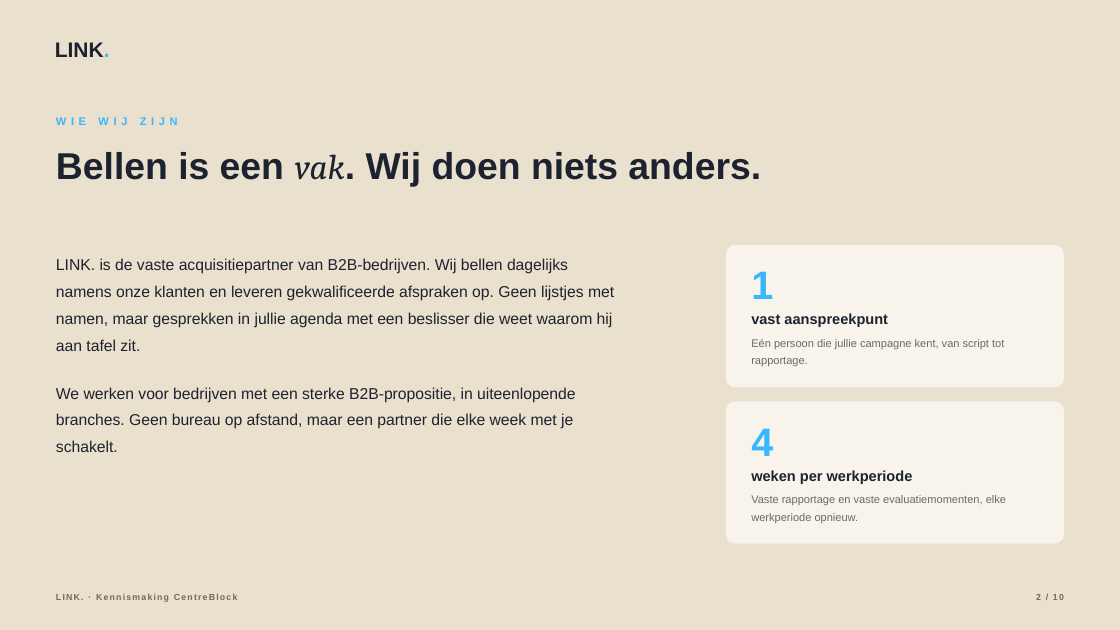
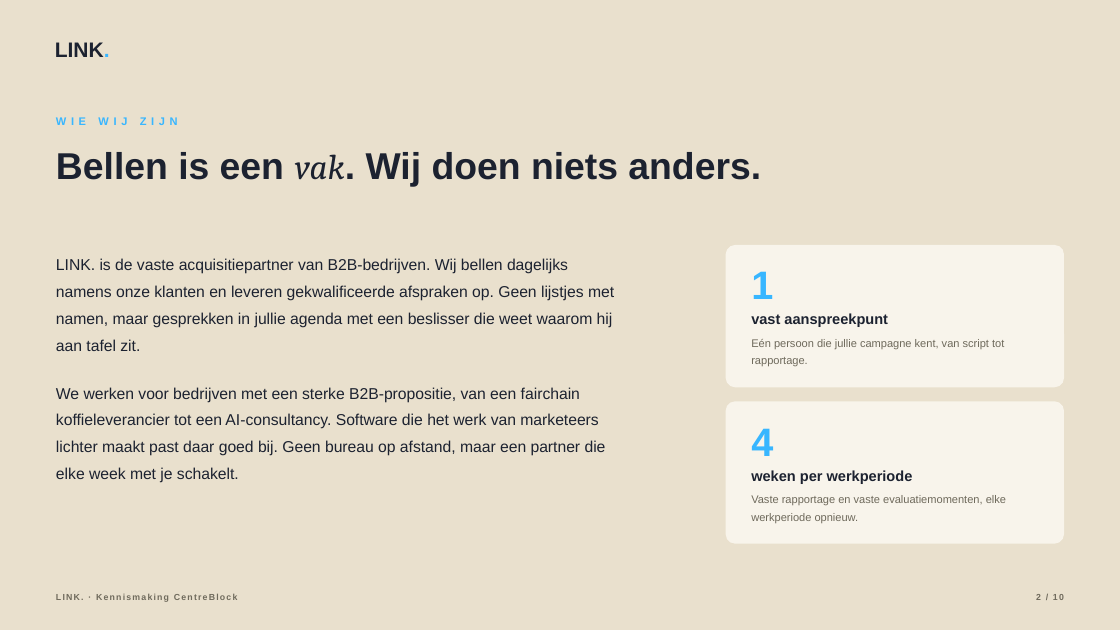
Before and after one commit to hens-lang/Test, a slide deck: slide 2 of output/LINK. kennismaking CentreBlock.pptx. Drawn at 1120x630 pixels with LibreOffice and Linux fonts; fonts in the diff are those of the drawing. Boxes give left, top, right and bottom in pixels: in the first picture for what was removed or moved away, otherwise in the second. Text is boxed around its words. In the diff, an @@ line names an element or a change of style, - is before the commit and + after.

```diff
--- a/output/LINK. kennismaking CentreBlock.pptx
+++ b/output/LINK. kennismaking CentreBlock.pptx
@@ text at box(56, 387, 606, 483): text changed @@
-We werken voor bedrijven met een sterke B2B-propositie, in uiteenlopende branches. Geen bureau op afstand, maar een partner die elke week met je schakelt.
+We werken voor bedrijven met een sterke B2B-propositie, van een fairchain koffieleverancier tot een AI-consultancy. Software die het werk van marketeers lichter maakt past daar goed bij. Geen bureau op afstand, maar een partner die elke week met je schakelt.
```
Also in this commit, not shown: 6 other slides changed, 10 other files.
